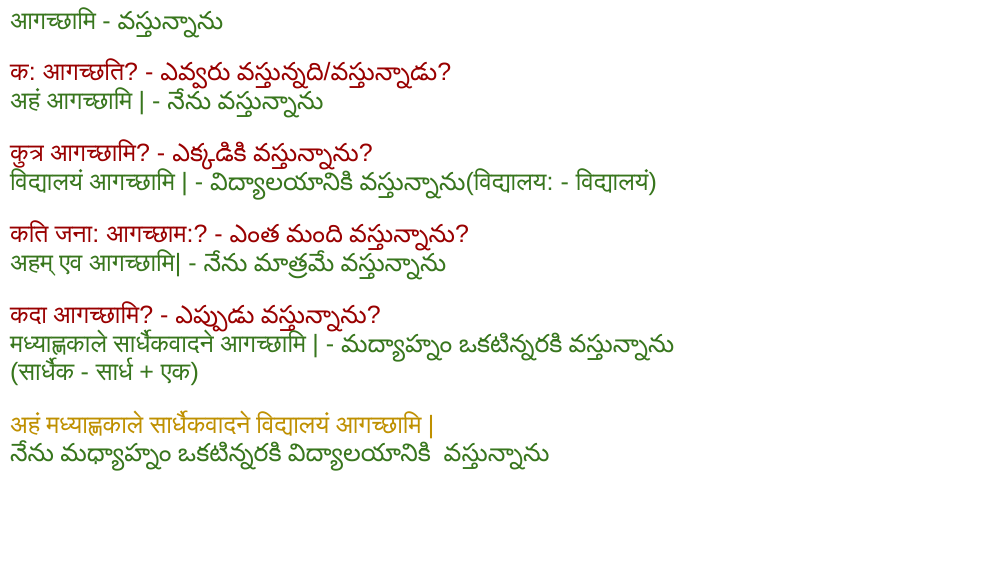
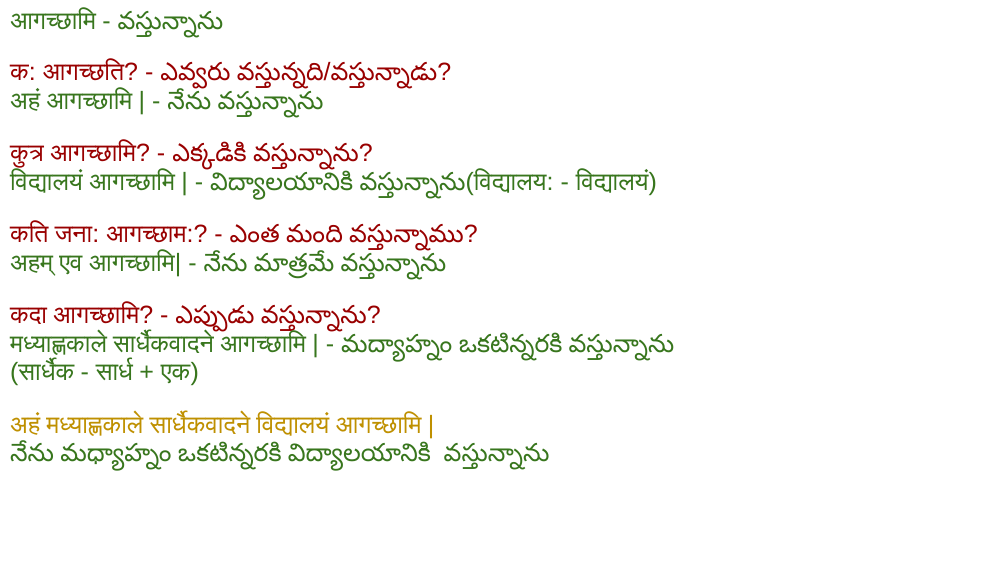
Before and after one commit to samskruthamShikshanthu/sanskritProjects, a slide deck: slide 9 of Lessons/sapthaKakaaraaha/aagachchati/7k-aagachchati.pptx. Drawn at 1008x567 pixels with LibreOffice and Linux fonts; fonts in the diff are those of the drawing. Boxes give left, top, right and bottom in pixels: in the first picture for what was removed or moved away, otherwise in the second. Text is boxed around its words. In the diff, an @@ line names an element or a change of style, - is before the commit and + after.

Commit message:
PPT

```diff
--- a/Lessons/sapthaKakaaraaha/aagachchati/7k-aagachchati.pptx
+++ b/Lessons/sapthaKakaaraaha/aagachchati/7k-aagachchati.pptx
@@ subtitle at (x1=10, y1=223, x2=477, y2=254): text changed @@
-कति जना: आगच्छाम:? - ఎంత మంది వస్తున్నాను?
+कति जना: आगच्छाम:? - ఎంత మంది వస్తున్నాము?
```
